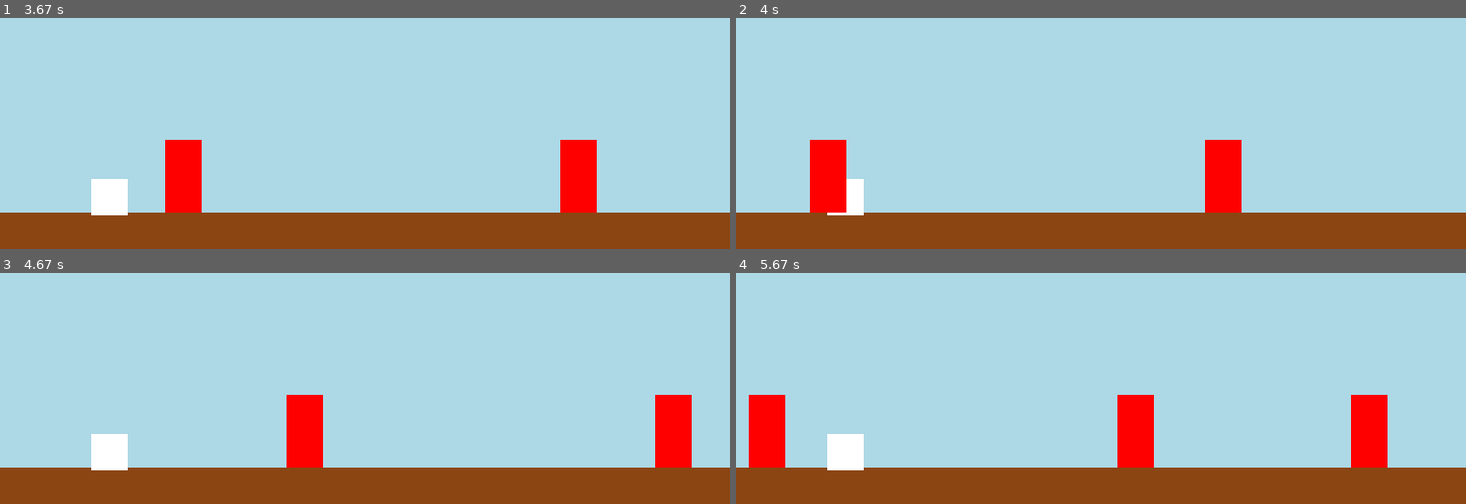
Above: before the commit, frames 1-4 (two rows, left to right).
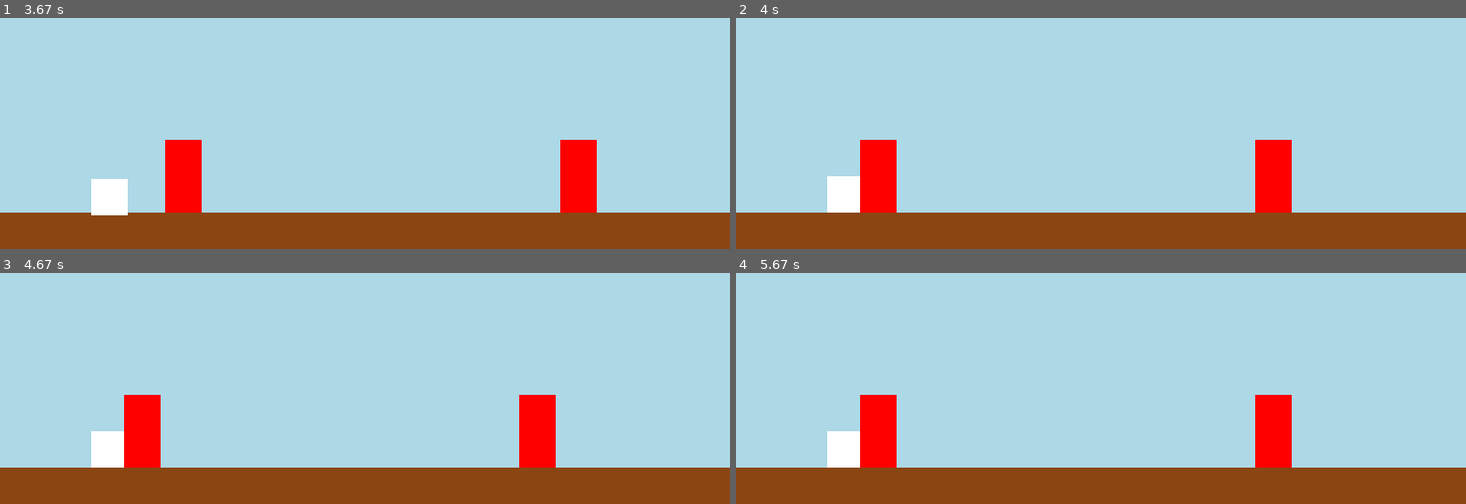
Above: after the commit, the same moments.

Repository: Emmvnu3l/Game-dash-pygame
Game: pygame game, started from main.py
Two runs of this game, one before a commit and one after it. Both use one fixed random seed, a clock stepped at 60 frames per second and the inputs below.
Inputs:
- Up to frame 1 (3.67 s): no input
- Up to frame 2 (4 s): no input
- Up to frame 3 (4.67 s): no input
- Up to frame 4 (5.67 s): no input

Frame 1 is identical in both runs. In frame 2, 6.4% of the frame differs, in the area x 10-77%, y 52-86%; in frame 3, 6.4%; in frame 4, 8.0%, in the area x 1-90%, y 52-86%.

Commit message:
clase14.detener elementos

Diff:
--- a/game/game.py
+++ b/game/game.py
@@ -15,6 +15,7 @@
         pygame.display.set_caption(TITLE)
         self.clock = pygame.time.Clock()
         self.running = True
+        self.playing = True
 
     def start(self):
         self.new()
@@ -66,11 +67,20 @@
         self.surface.fill(LIGHT_BLUE)
         self.sprites.draw(self.surface) ##Pintar la superficie
     def update(self):
-        pygame.display.flip() ## flip actualiza todo la superficie
-        self.sprites.update() ## todos los elementos de las listas ejecutaran su metodo update
-        self.player.validation_plataform(self.platform)
-        wall = self.player.collide_with(self.walls)
-        if wall:
-            self.stop()
+        if self.playing:
+            pygame.display.flip() ## flip actualiza todo la superficie
+            wall = self.player.collide_with(self.walls)
+            if wall:
+                self.stop()
+            self.sprites.update() ## todos los elementos de las listas ejecutaran su metodo update
+            self.player.validation_plataform(self.platform)
+
+
     def stop(self):
-        print("colision")
+        self.player.stop()
+        self.stop_element(self.walls)
+        self.playing = False
+
+    def stop_element(self, elements):
+        for element in elements:
+            element.stop()
--- a/game/player.py
+++ b/game/player.py
@@ -19,7 +19,7 @@
 
         ##validación de salto c10
         self.can_jump= False
-
+        self.playing = True
     def collide_with(self, sprites):
         ## jugador, lista de sprite,
         objects = pygame.sprite.spritecollide(self, sprites, False)
@@ -47,5 +47,9 @@
 
 
     def update(self):
-        self.update_pos()
+        if self.playing:
+            self.update_pos()
         self.rect.bottom = self.pos_y
+
+    def stop(self):
+        self.playing = False
--- a/game/wall.py
+++ b/game/wall.py
@@ -13,5 +13,10 @@
         self.rect.left = left
         self.rect.bottom = bottom
 
+        self.vel_x=SPEED
+
     def update(self):
-        self.rect.left -= SPEED
+        self.rect.left -= self.vel_x
+
+    def stop(self):
+        self.vel_x = 0
